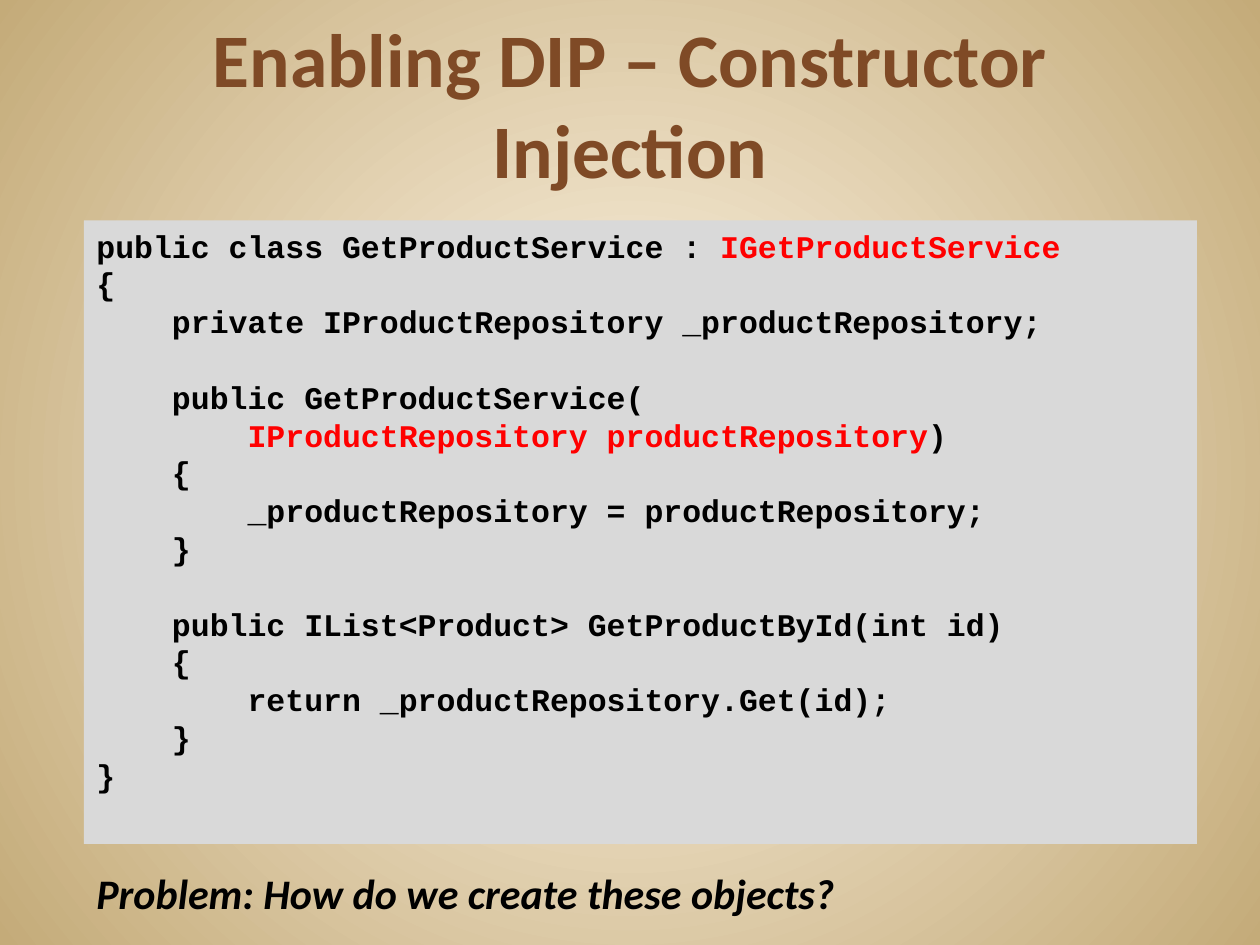
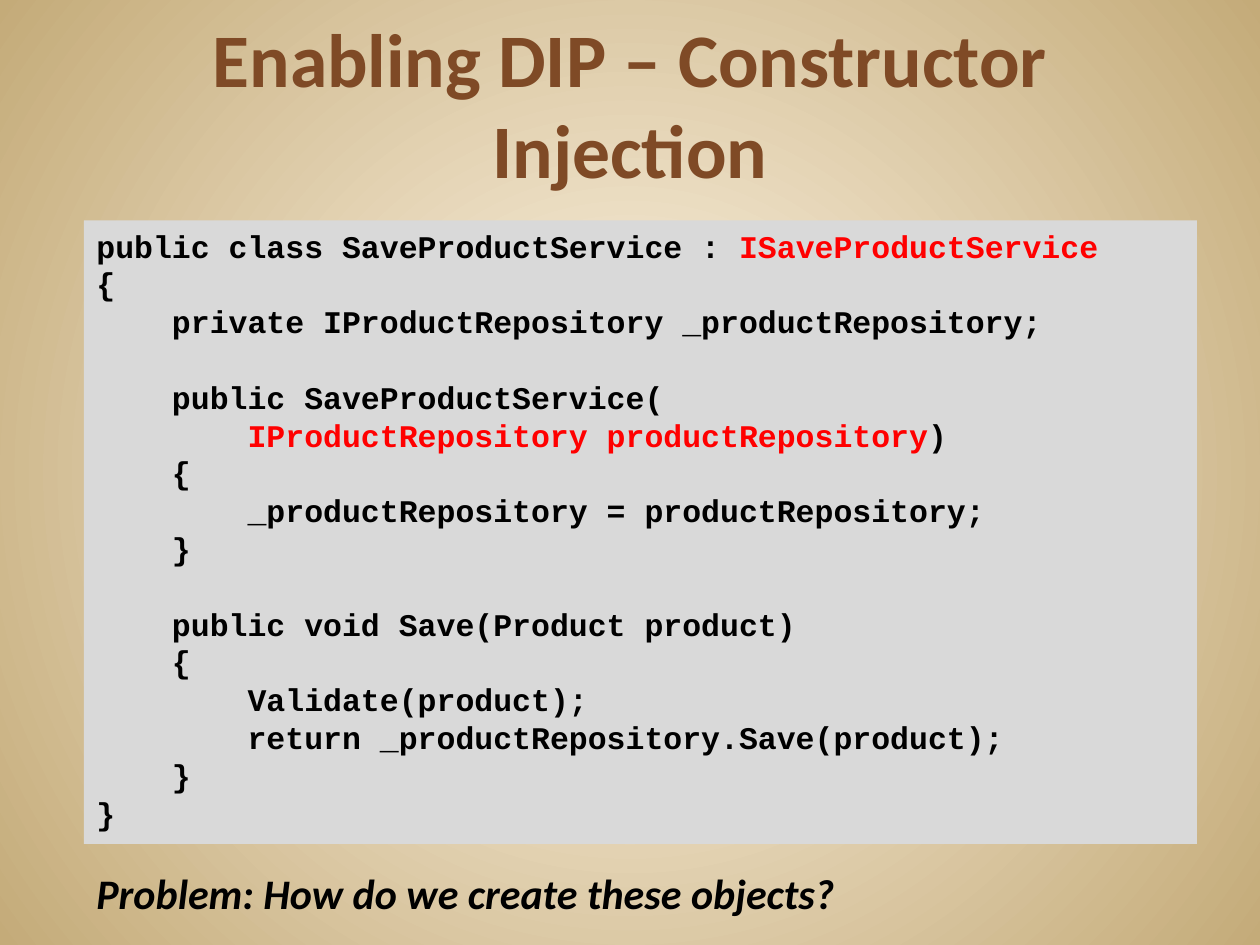
Before and after one commit to JonKruger/solid-principles, a slide deck: slide 66 of SOLID Software Design Principles - without small methods.pptx. Drawn at 1260x945 pixels with LibreOffice and Linux fonts; fonts in the diff are those of the drawing. Boxes give left, top, right and bottom in pixels: in the first picture for what was removed or moved away, otherwise in the second. Text is boxed around its words. In the diff, an @@ line names an element or a change of style, - is before the commit and + after.

Commit message:
using SaveProductService instead of GetProductService in DI since it's a better example

```diff
--- a/SOLID Software Design Principles - without small methods.pptx
+++ b/SOLID Software Design Principles - without small methods.pptx
@@ text in rectangle at [96,235,1098,265]: text changed @@
-public class GetProductService : IGetProductService
+public class SaveProductService : ISaveProductService
@@ text in rectangle at [172,386,663,416]: text changed @@
-public GetProductService(
+public SaveProductService(
@@ text in rectangle at [172,613,796,643]: text changed @@
-public IList<Product> GetProductById(int id)
+public void Save(Product product)
@@ text in rectangle at [248,689,1004,756]: text changed @@
-return _productRepository.Get(id);
+Validate(product);
+return _productRepository.Save(product);
```
Also in this commit, not shown: 4 other slides changed, 1 other file.
